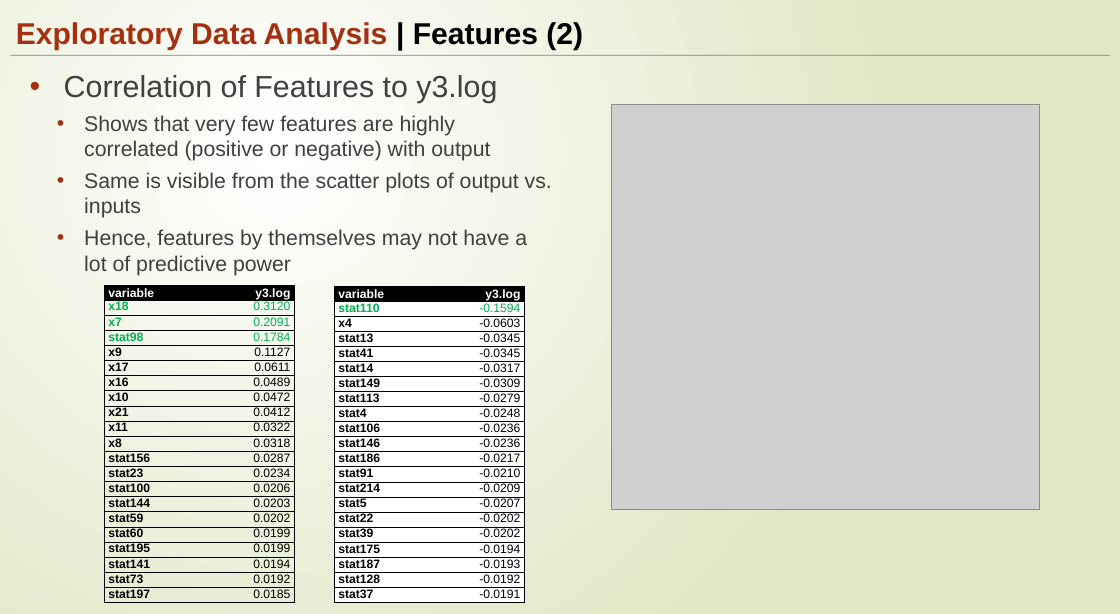
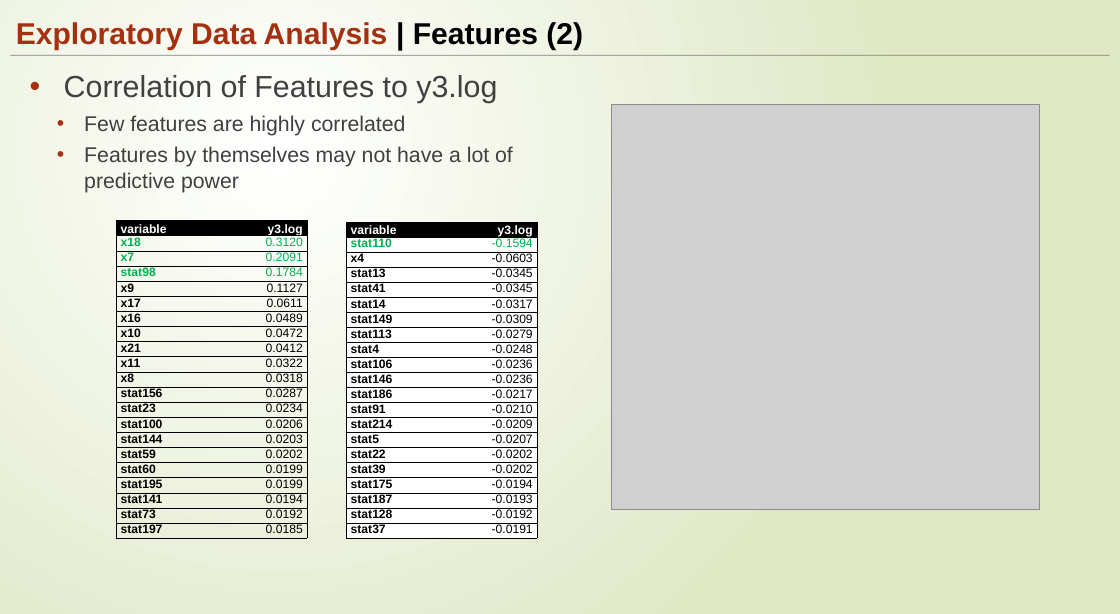
Before and after one commit to ngupta23/DS6372-PredictingPerformanceIntegratedCircuits1, a slide deck: slide 8 of Presentation/MSDS6372_Project1_Presentationv2.pptx. Drawn at 1120x614 pixels with LibreOffice and Linux fonts; fonts in the diff are those of the drawing; grey boxes stand for pictures. Boxes give left, top, right and bottom in pixels: in the first picture for what was removed or moved away, otherwise in the second. Text is boxed around its words. In the diff, an @@ line names an element or a change of style, - is before the commit and + after.

```diff
--- a/Presentation/MSDS6372_Project1_Presentationv2.pptx
+++ b/Presentation/MSDS6372_Project1_Presentationv2.pptx
@@ text at (x1=84, y1=115, x2=513, y2=193): text changed @@
-  • Shows that very few features are highly correlated (positive or negative) with output
-  • Same is visible from the scatter plots of output vs. inputs
-  • Hence, features by themselves may not have a lot of predictive power
+  • Few features are highly correlated
+  • Features by themselves may not have a lot of predictive power
@@ table moved from (x1=105, y1=285, x2=295, y2=603) to (x1=117, y1=220, x2=307, y2=538) @@
@@ table moved from (x1=334, y1=286, x2=525, y2=602) to (x1=347, y1=222, x2=537, y2=538) @@
```
Also in this commit, not shown: 12 other slides changed.
